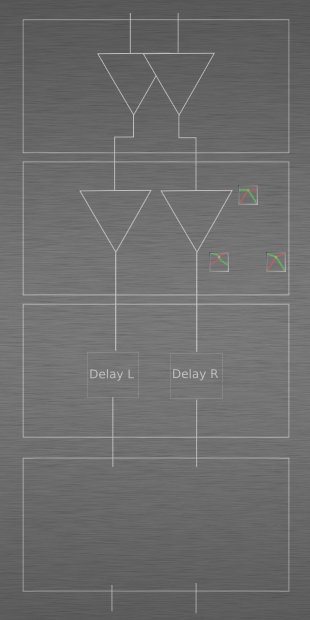
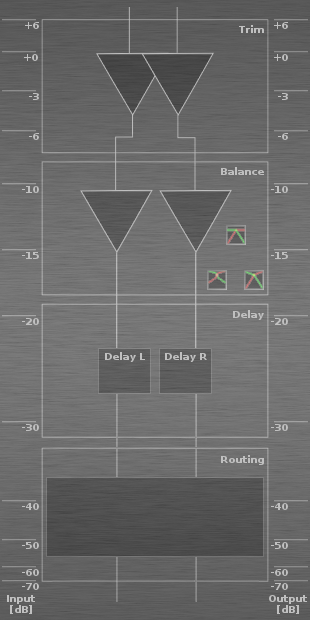
Layer changes from the first 310px x 620px image to the second:
added layer "Routing" above "Delay" over [221, 455, 264, 465]
added layer "Delay" above "Balance#1" over [233, 310, 264, 320]
added layer "Balance#1" above "Trim" over [221, 167, 264, 175]
added layer "Trim" above "Delay R" over [239, 25, 264, 33]
added layer "Delay R" above "Delay L" over [165, 352, 207, 362]
added layer "Delay L" above "Input ..." over [105, 352, 145, 362]
added layer "Input ..." above "Output ..." over [7, 595, 35, 614]
added layer "Output ..." above "brushed chrome" over [269, 595, 307, 614]
moved "brushed chrome" above "-70#1" over [2, 7, 308, 614]
added layer "-70#1" above "-60#1" over [271, 583, 288, 590]
added layer "-60#1" above "-50#1" over [271, 569, 288, 576]
added layer "-50#1" above "-40#1" over [271, 542, 288, 549]
renamed "monoize" to "-40#1", showed it, moved it above "-30#1", painted on it over [245, 472, 288, 531]
added layer "-30#1" above "-20#1" over [271, 424, 288, 431]
added layer "dbticks right" above "dbticks left" over [274, 19, 308, 583]
added layer "dbticks left" above "BMode Equal Power" over [2, 19, 36, 583]
renamed "Equal Power" to "BMode Equal Power", painted on it over [207, 252, 229, 290]
renamed "Balance" to "BMode Balance", painted on it over [226, 185, 258, 245]
renamed "Equal Amplitude" to "BMode Equal Amplitude", painted on it over [244, 252, 286, 290]
added layer "DelayBox L" above "DelayBox R" over [98, 348, 151, 394]
added layer "DelayBox R" above "RouteBox copy" over [159, 348, 212, 394]
renamed "swap R/L" to "RouteBox copy", showed it, moved it above "RouteBox", painted on it over [152, 472, 264, 557]
renamed "L,R" to "RouteBox", showed it, painted on it over [46, 472, 160, 557]
painted on "Background" over [5, 7, 290, 614]
…and 19 more changes (19 added)
